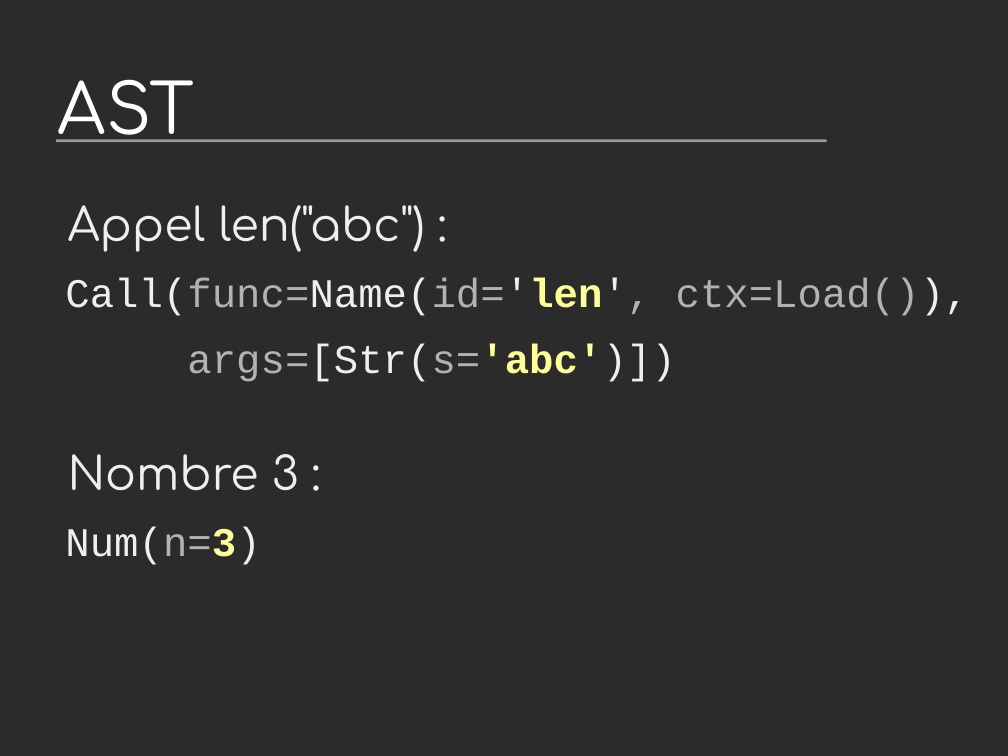
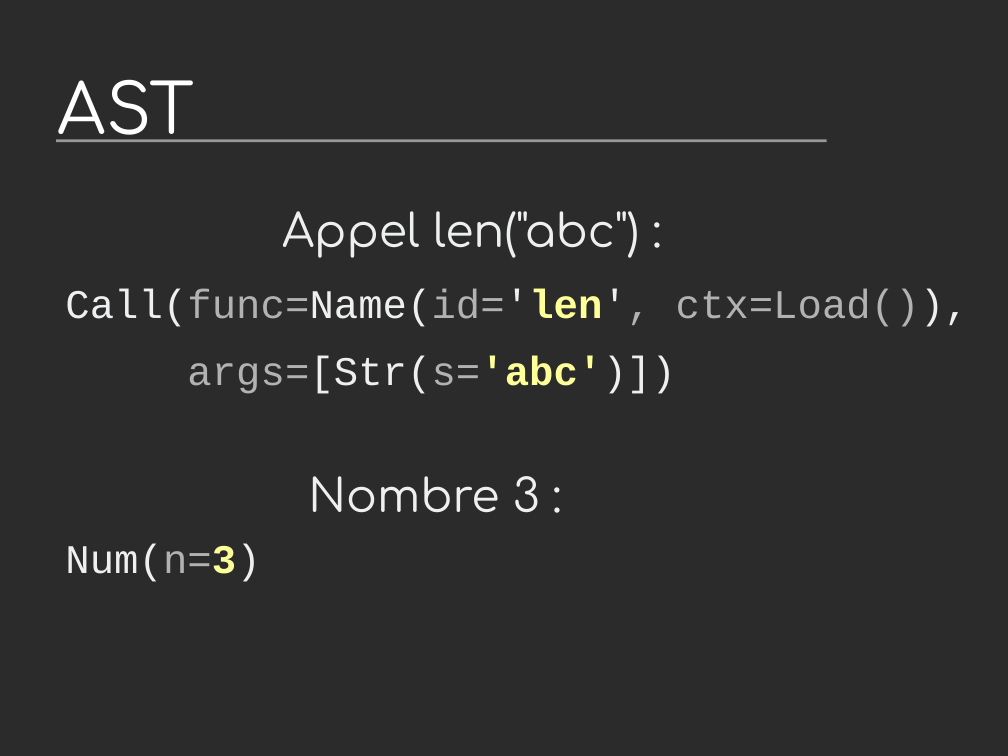
Before and after one commit to vstinner/talks, a slide deck: slide 9 of 2015-dev-var-Toulon/fat_python.odp. Drawn at 1008x756 pixels with LibreOffice and Linux fonts; fonts in the diff are those of the drawing; background and template pictures are left out; a plain dark background stands for a picture behind light text. Boxes give left, top, right and bottom in pixels: in the first picture for what was removed or moved away, otherwise in the second. Text is boxed around its words. In the diff, an @@ line names an element or a change of style, - is before the commit and + after.

```diff
--- a/2015-dev-var-Toulon/fat_python.odp
+++ b/2015-dev-var-Toulon/fat_python.odp
@@ text "Appel len("abc") :": place and size @@
-text "Appel len("abc") :" at [68, 205, 425, 252]
+text "Appel len("abc") :" at [282, 211, 639, 258]
@@ text "Call(func=Name(id='len', ctx=Load()),": place and size @@
-text "Call(func=Name(id='len', ctx=Load())," at [65, 277, 969, 382]
+text "Call(func=Name(id='len', ctx=Load())," at [65, 289, 969, 394]
@@ text "Nombre 3 :": place and size @@
-text "Nombre 3 :" at [68, 454, 299, 491]
+text "Nombre 3 :" at [308, 476, 540, 513]
@@ text "Num(n=3)": place and size @@
-text "Num(n=3)" at [65, 526, 260, 565]
+text "Num(n=3)" at [65, 543, 260, 582]
```
Also in this commit, not shown: 3 other slides changed, 1 other file.
